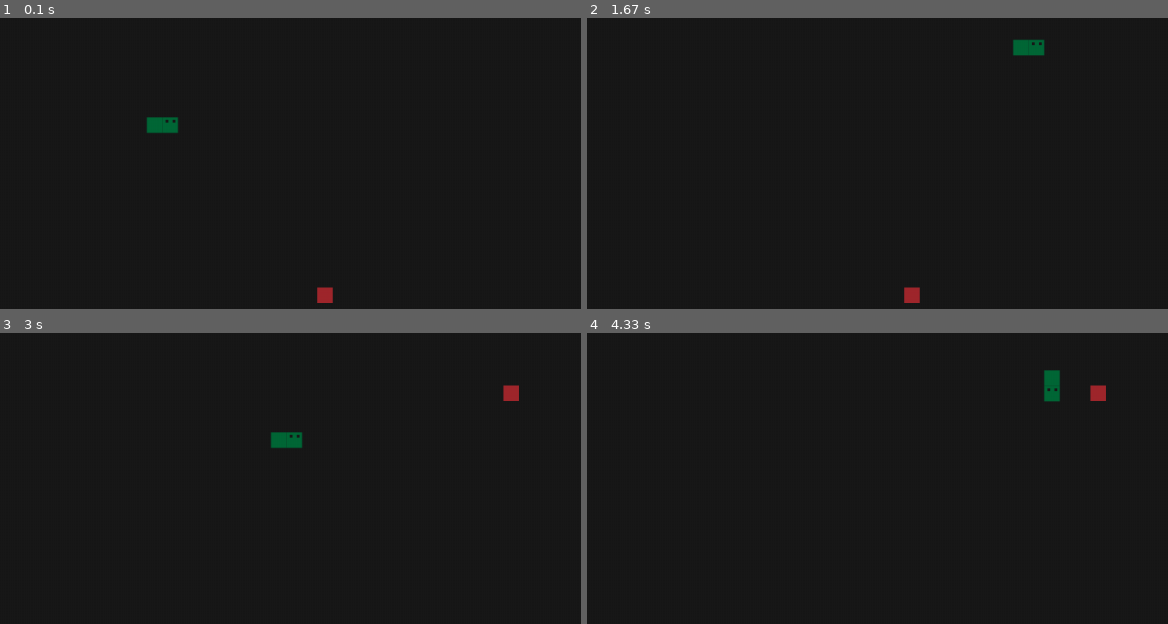
Above: before the commit, frames 1-4 (two rows, left to right).
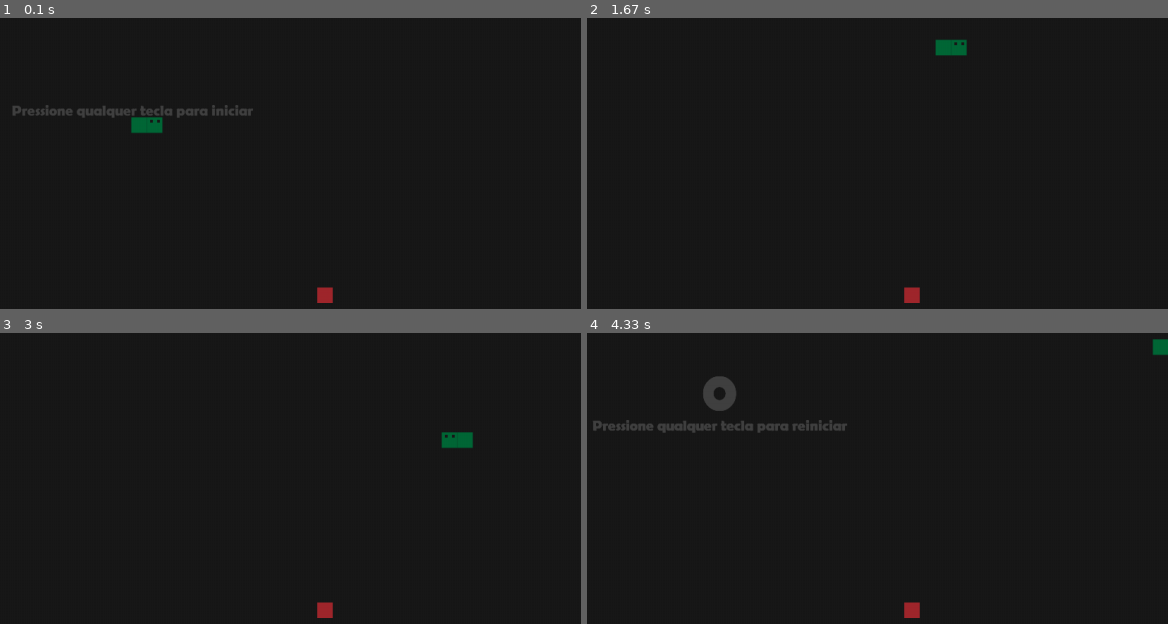
Above: after the commit, the same moments.

Repository: Cataratas/Pygames
Game: pygame game, started from Snake.pyw
The game is run twice, just before and just after one commit, with the same random seed, the same clock (stepped at 60 frames per second) and the same inputs.
Inputs:
- Up to frame 1 (0.1 s): no input
- Up to frame 2 (1.67 s): hold Right 0.33-0.8 s; hold Up 0.83-1.13 s; hold Right 1.17-1.63 s
- Up to frame 3 (3 s): hold Down 2.23-2.53 s; hold Left 2.57-2.97 s
- Up to frame 4 (4.33 s): hold Up 3-3.37 s; hold Right 3.4-4.03 s; hold Down from 4.07 s (still down)

The runs differ from the first frame. In frame 1, 0.9% of the frame differs, in the area x 2-44%, y 29-40%; in frame 2, 0.6%; in frame 3, 0.9%; in frame 4, 1.9%, in the area x 1-100%, y 2-98%.

Commit message:
New Start Menu

Diff:
--- a/Snake.pyw
+++ b/Snake.pyw
@@ -56,21 +56,24 @@
             else: draw("./Layout/Snake Body.png", self.body[i][0] * width, self.body[i][1] * width)
 
 
-def Restartmenu(score):
+def Menu(score=0):
     while True:
         for event in pygame.event.get():
-            if event.type == pygame.QUIT: quit()
+            if event.type == pygame.QUIT: sys.exit()
 
-            elif event.type == pygame.KEYDOWN: return
+            elif event.type == pygame.KEYDOWN: return event.key
 
-        centerprint(score, 640 - 12, 360 - 80, 25, 25)
-        centerprint("Pressione qualquer tecla para reiniciar", 640 - 12, 360 - 30, 25, 25, font=font21)
+        if score == 0:
+            centerprint("Pressione qualquer tecla para iniciar", 628, 330, 25, 25, font=font21)
+        else:
+            centerprint(score - 2, 628, 280, 25, 25)
+            centerprint("Pressione qualquer tecla para reiniciar", 628, 330, 25, 25, font=font21)
 
         pygame.display.update(); clock.tick(15)
 
 
 def Snakegame():
-    rows, columns, width = 32, 58, 22
+    rows, columns, width, start = 32, 58, 22, True
 
     up, down, right, left = False, False, True, False
     snake = Snake((columns // 2, rows // 2))
@@ -113,10 +116,22 @@
         snake.deaded(rows, columns)
 
         if not snake.alive:
-            Restartmenu(len(snake.body))
+            Menu(len(snake.body))
 
             snake = Snake((columns // 2, rows // 2))
             f1, f2 = random.randint(0, columns - 1), random.randint(0, rows - 1)
+
+        if start:
+            key = Menu()
+            if (key == pygame.K_DOWN or key == pygame.K_s) and not up:
+                up, down, right, left = False, True, False, False
+            elif (key == pygame.K_UP or key == pygame.K_w) and not down:
+                up, down, right, left = True, False, False, False
+            elif (key == pygame.K_RIGHT or key == pygame.K_d) and not left:
+                up, down, right, left = False, False, True, False
+            elif (key == pygame.K_LEFT or key == pygame.K_a) and not right:
+                up, down, right, left = False, False, False, True
+            start = False
 
         pygame.display.update(); clock.tick(15)
 
